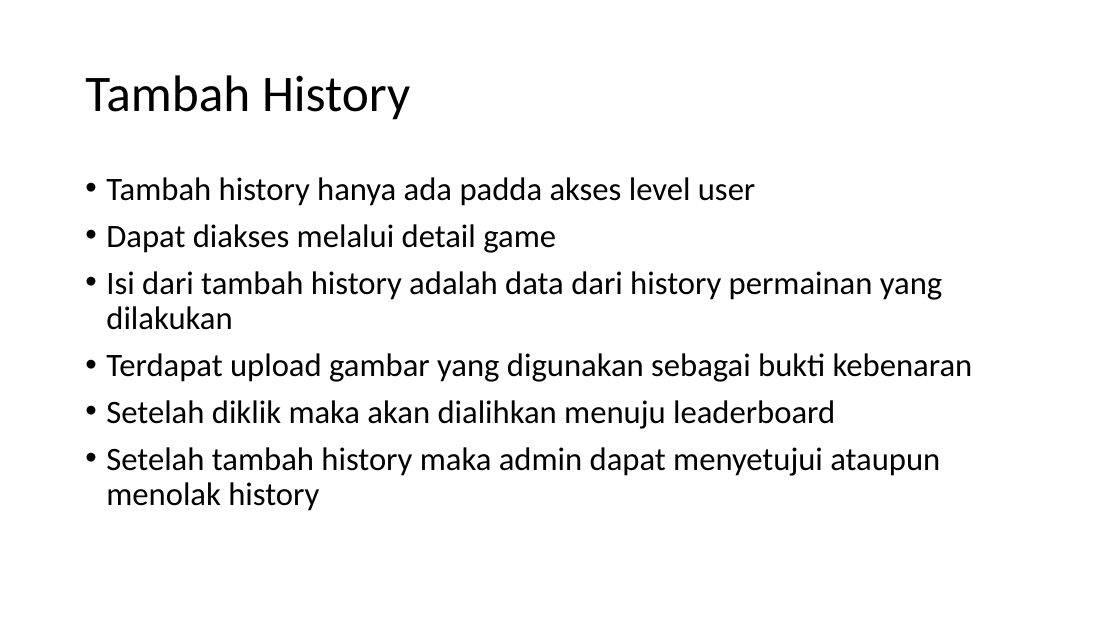
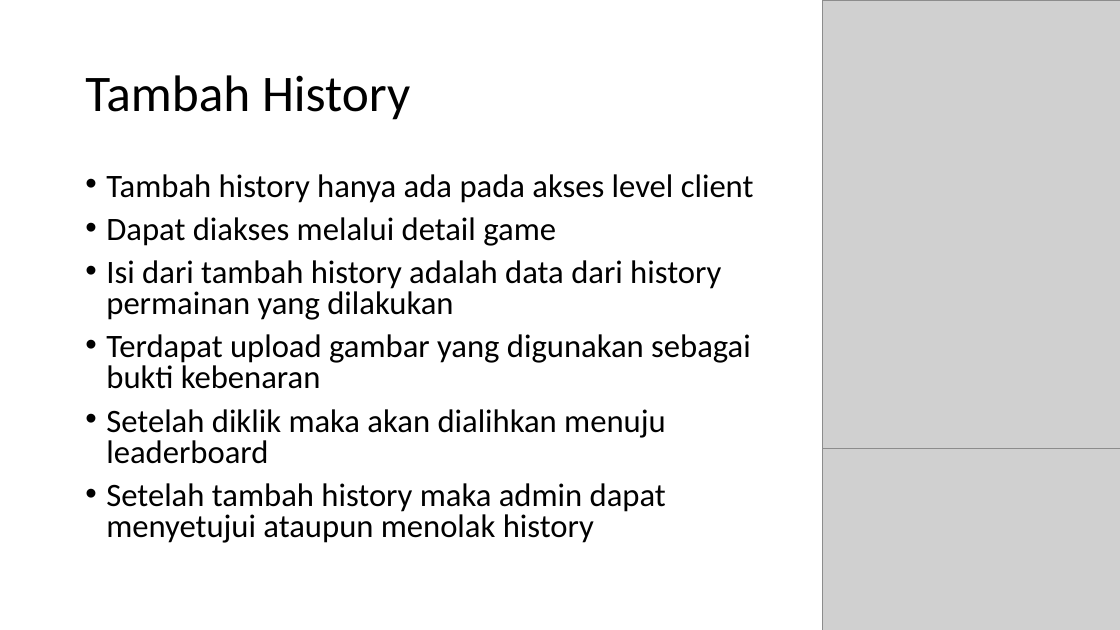
Before and after one commit to MaheswaraAW/-PPL4611, a slide deck: slide 10 of APLIKASI CATALOG BOARD GAMES.pptx (slide 9 before the commit). Drawn at 1120x630 pixels with LibreOffice and Linux fonts; fonts in the diff are those of the drawing; grey boxes stand for pictures. Boxes give left, top, right and bottom in pixels: in the first picture for what was removed or moved away, otherwise in the second. Text is boxed around its words. In the diff, an @@ line names an element or a change of style, - is before the commit and + after.

```diff
--- a/APLIKASI CATALOG BOARD GAMES.pptx
+++ b/APLIKASI CATALOG BOARD GAMES.pptx
@@ picture added at [823, 0, 1120, 513] @@
@@ text at [106, 174, 754, 203]: text changed @@
-• Tambah history hanya ada padda akses level user
+• Tambah history hanya ada pada akses level client
@@ text at [106, 217, 751, 543]: line spacing 0.9 to 0.8 @@
@@ picture added at [823, 448, 1120, 630] @@
```
Also in this commit, not shown: 12 other slides changed, 1 slide added.
